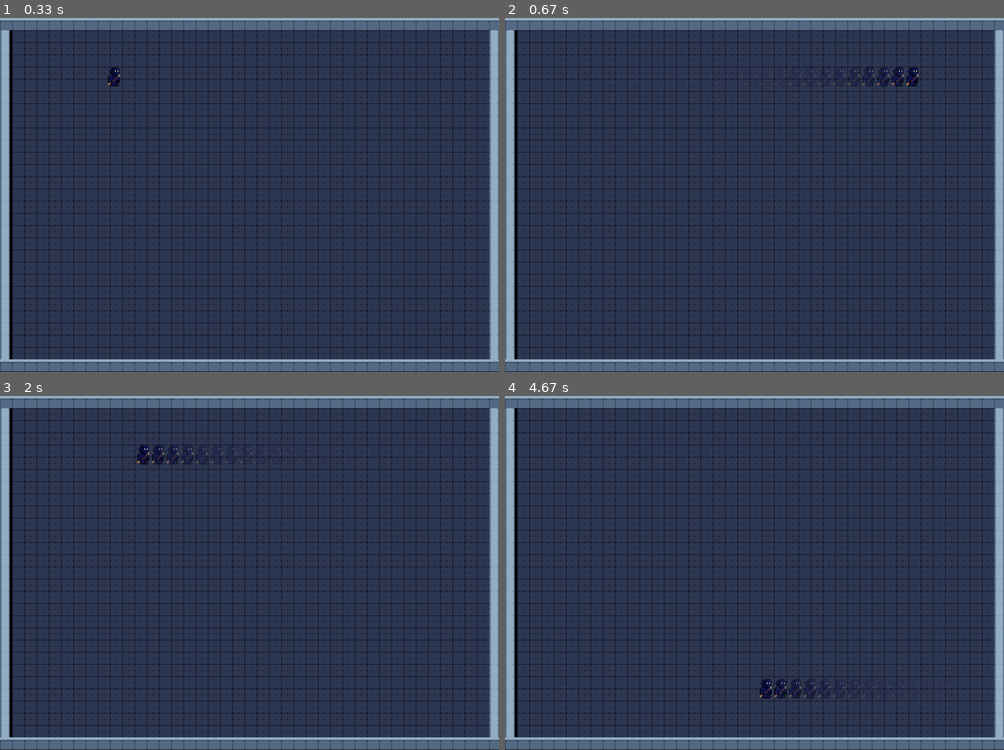
Above: before the commit, frames 1-4 (two rows, left to right).
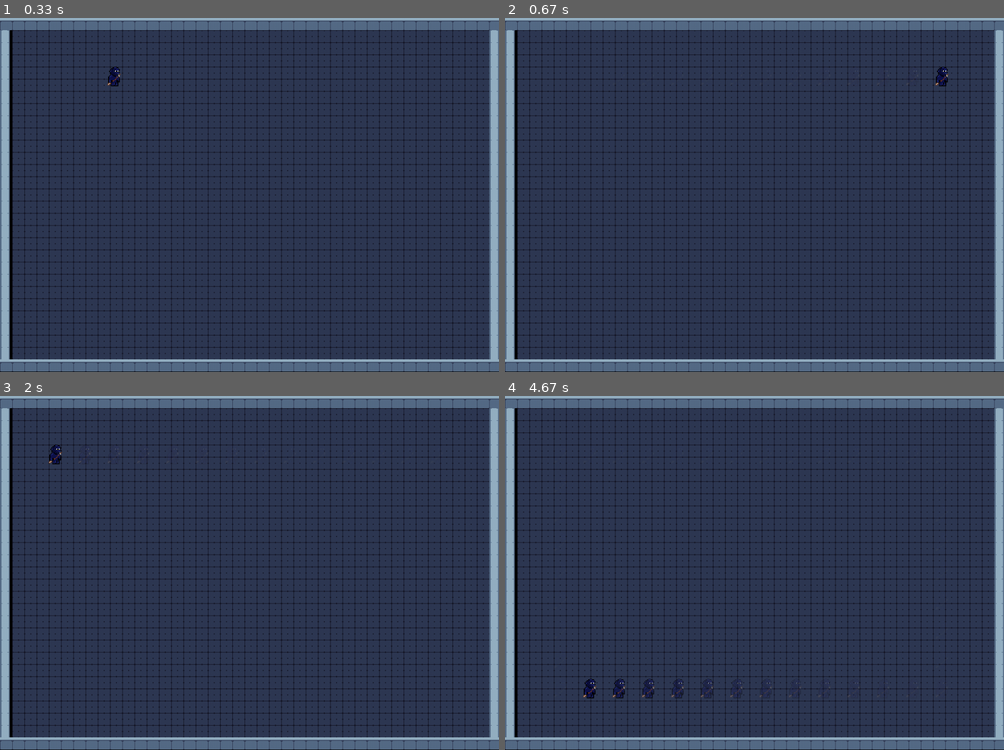
Above: after the commit, the same moments.

Repository: insper-classroom/devlife-23-1-projeto-pygame-gustavoc_sarti
Game: pygame game, started from main.py
The game is run twice, just before and just after one commit, with the same random seed, the same clock (stepped at 60 frames per second) and the same inputs.
Inputs:
- Up to frame 1 (0.33 s): no input
- Up to frame 2 (0.67 s): hold Right from 0.33 s (still down)
- Up to frame 3 (2 s): release Right at 0.8 s; hold Up 0.83-1.13 s; hold Left from 1.67 s (still down)
- Up to frame 4 (4.67 s): release Left at 2.2 s; hold Down 2.23-2.53 s; hold Left 2.57-2.97 s; hold Up 3-3.37 s; hold Right 3.4-4.03 s; hold Down 4.07-4.43 s; hold Left from 4.47 s (still down)

Frame 1 is identical in both runs. In frame 2, 0.4% of the frame differs, in the area x 55-89%, y 13-20%; in frame 3, 0.4%; in frame 4, 0.6%, in the area x 15-80%, y 79-86%.

Commit message:
player movement conditional

Diff:
--- a/game.py
+++ b/game.py
@@ -7,6 +7,7 @@
 class Game:
 
     def __init__(self):
+
         pygame.init()
         self.window = pygame.display.set_mode((SCREEN_WIDTH, SCREEN_HEIGHT))
         pygame.display.set_caption('Genius Heist')
--- a/sprites/player.py
+++ b/sprites/player.py
@@ -20,21 +20,27 @@
 
     def move(self, walls):
         keys = pyg.key.get_pressed()
-        if self.state['moving'] == False:
+        if not self.state['moving']:
             if keys[pyg.K_UP]:
                 self.direction[1] = -1
             elif keys[pyg.K_DOWN]:
                 self.direction[1] = 1
-
-            if keys[pyg.K_LEFT]:
+            elif keys[pyg.K_LEFT]:
                 self.direction[0] = -1
             elif keys[pyg.K_RIGHT]:
                 self.direction[0] = 1
 
+        if any(self.direction): #sugestao do chat gpt
+            self.state['moving'] = True
+
         if not self.collision(walls):
             self.rect.move_ip(self.direction[0] * self.speed, self.direction[1] * self.speed)
+        else:
+            self.direction = [0, 0]
+            self.state['moving'] = False
 
     def collision(self, walls):
+        self.rect.move_ip(self.direction[0] * self.speed, self.direction[1] * self.speed)
         for wall in walls:
             if self.rect.colliderect(wall.rect):
                 self.rect.move_ip(-self.direction[0] * self.speed, -self.direction[1] * self.speed)
